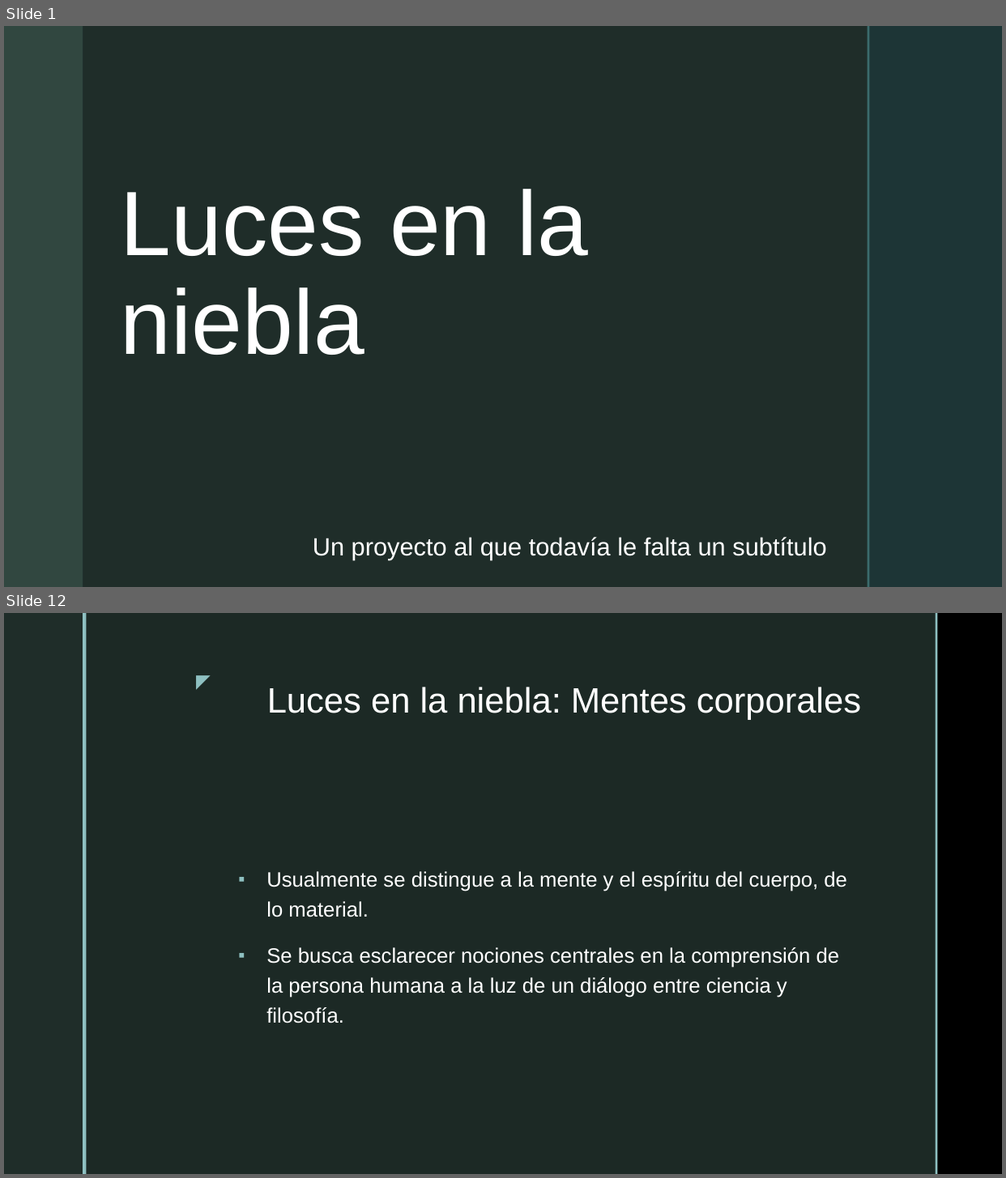
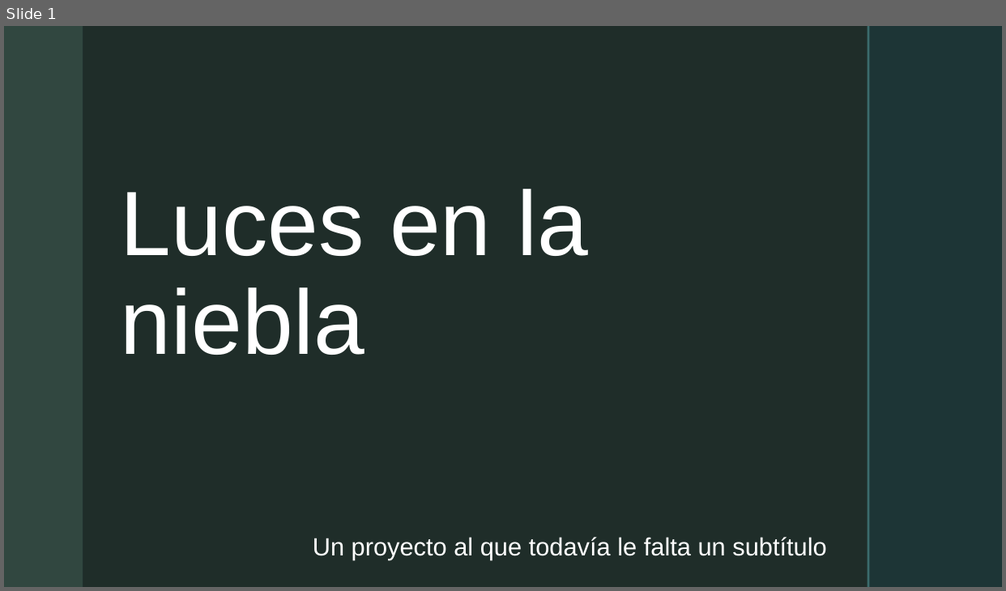
Before and after one commit to jcunisabana/philandfilm, a slide deck: luces en la niebla.pptx. Shown one above the other, each under a label of ours: slides 1 and 12 before the commit, slide 1 after it; the slides between them are not shown. The pictures are 1006x1178 and 1006x591 pixels, drawn with LibreOffice and Linux fonts; fonts in the diff are those of the drawing; background and template pictures are left out. Boxes give left, top, right and bottom in pixels: in the first picture for what was removed or moved away, otherwise in the second. Text is boxed around its words. In the diff, an @@ line names an element or a change of style, - is before the commit and + after.

```diff
--- a/luces en la niebla.pptx
+++ b/luces en la niebla.pptx
@@ slide 12 removed at (4, 613, 1002, 1174), background picture (left out); not listed: 1 template element that a slide beside it also shows @@
@@ rectangle removed at (4, 613, 83, 1174) @@
@@ rectangle removed at (87, 613, 936, 1174) @@
@@ rectangle removed at (936, 613, 938, 1174) @@
@@ text removed at (184, 666, 217, 696) @@
-◤
@@ title removed at (267, 687, 861, 720) @@
-Luces en la niebla: Mentes corporales
@@ text removed at (266, 871, 847, 1024) @@
-▪ Usualmente se distingue a la mente y el espíritu del cuerpo, de lo material.
-▪ Se busca esclarecer nociones centrales en la comprensión de la persona humana a la luz de un diálogo entre ciencia y filosofía.
```
Also in this commit, not shown: 9 slides changed, 2 slides added, 1 other slide removed, 1 other file.
